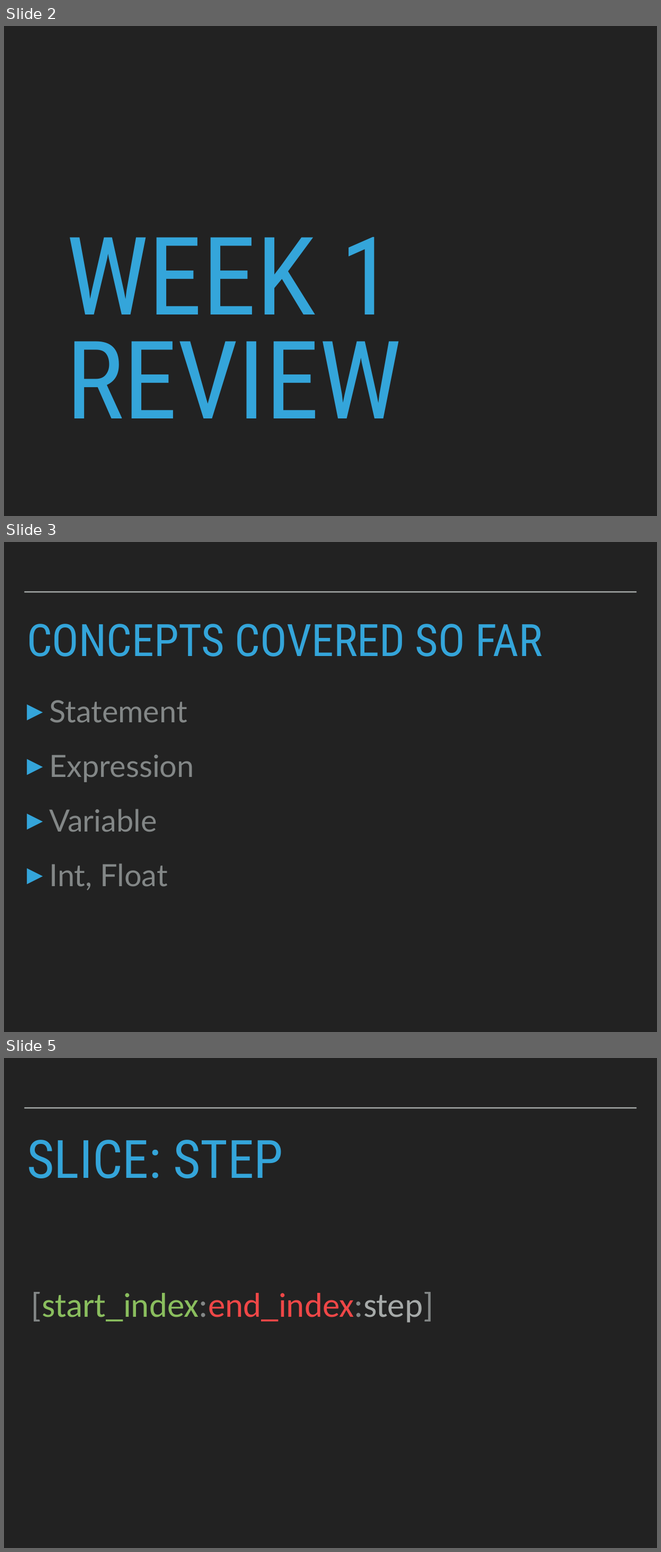
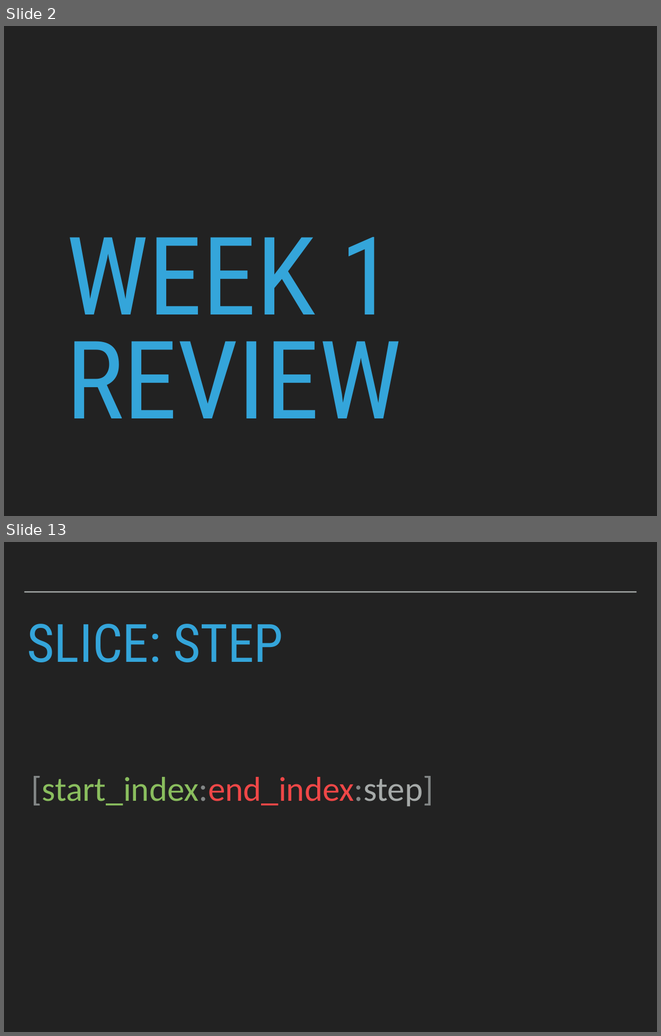
Before and after one commit to robcarrington/Week2_PythonForDataScience, a slide deck: Session3_Slides.pptx. Shown one above the other, each under a label of ours: slides 2, 3 and 5 before the commit, slides 2 and 13 after it; the slides between them are not shown. The pictures are 661x1552 and 661x1036 pixels, drawn with LibreOffice and Linux fonts; fonts in the diff are those of the drawing. Boxes give left, top, right and bottom in pixels: in the first picture for what was removed or moved away, otherwise in the second. Text is boxed around its words. In the diff, an @@ line names an element or a change of style, - is before the commit and + after.

```diff
--- a/Session3_Slides.pptx
+++ b/Session3_Slides.pptx
@@ slide 3 removed at box(4, 542, 657, 1032), background #222222; not listed: 1 template element that a slide beside it also shows @@
@@ title removed at box(27, 624, 542, 656) @@
-CONCEPTS COVERED SO FAR
@@ text removed at box(49, 700, 194, 890) @@
-▸ Statement
-▸ Expression
-▸ Variable
-▸ Int, Float
@@ what was slide 5 is now slide 13 @@
```
Also in this commit, not shown: 5 slides changed, 15 slides added, 5 other slides removed, 3 other files.
